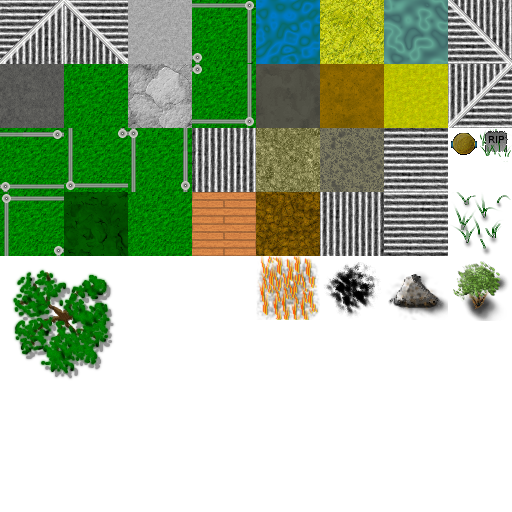
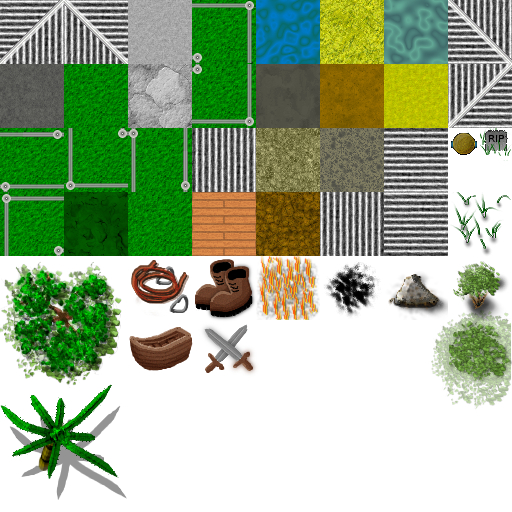
Layer changes from the first 512 × 512 image to the second:
added layer "Tree2 copy" (subtract) above "Tree2 copy#1" over [left=9, top=396, right=108, bottom=470]
added layer "Tree2 copy#1" (color dodge) above "Tree2" over [left=0, top=384, right=119, bottom=479]
added layer "Tree2" above "Tree2_trunk" over [left=0, top=384, right=118, bottom=479]
added layer "Tree2 copy#2" (42%) above "weapons copy" over [left=9, top=405, right=127, bottom=500]
added layer "weapons copy#1" (multiply) above "weapons" over [left=201, top=324, right=258, bottom=376]
added layer "boat#2" above "Boots copy" over [left=129, top=327, right=193, bottom=371]
added layer "Boots copy#1" (multiply) above "Boots" over [left=205, top=261, right=256, bottom=321]
added layer "Rope copy#2" (color burn, 54%) above "Rope copy#1" over [left=134, top=263, right=189, bottom=316]
added layer "Rope copy#1" (color dodge) above "Rope" over [left=131, top=260, right=186, bottom=314]
added layer "Rope" above "rope copy" over [left=132, top=262, right=187, bottom=316]
added layer "TreeLeaves_002 copy" (divide, 70%) above "TreeLeaves_002" over [left=0, top=261, right=115, bottom=378]
added layer "TreeLeaves_002" (multiply) above "TreeLeaves" over [left=4, top=271, right=122, bottom=388]
added layer "Grass2 copy#1" above "Grass2 copy" over [left=451, top=192, right=511, bottom=249]
added layer "Grass2 copy" above "Grass2" over [left=451, top=192, right=511, bottom=249]
added layer "clover copy" (grain merge, 45%) above "clover copy#2" over [left=431, top=310, right=511, bottom=410]
added layer "clover copy#2" above "clover" over [left=442, top=321, right=511, bottom=383]
added layer "clover" above "clover copy#1" over [left=442, top=321, right=511, bottom=383]
added layer "clover copy#1" (53%) above "Grass3" over [left=449, top=321, right=512, bottom=385]
"Grass3": opacity 25% → 35% over [left=453, top=194, right=503, bottom=256]
…and 13 more changes (7 added, 4 moved_by, 2 painted)
